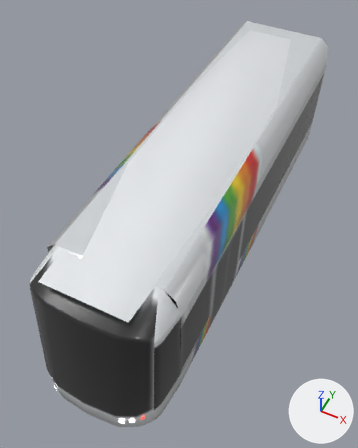
An edit to the glTF model tram_parts/extremites/angers_x05/end_b_lod3.glb, drawn before and after from the same camera.
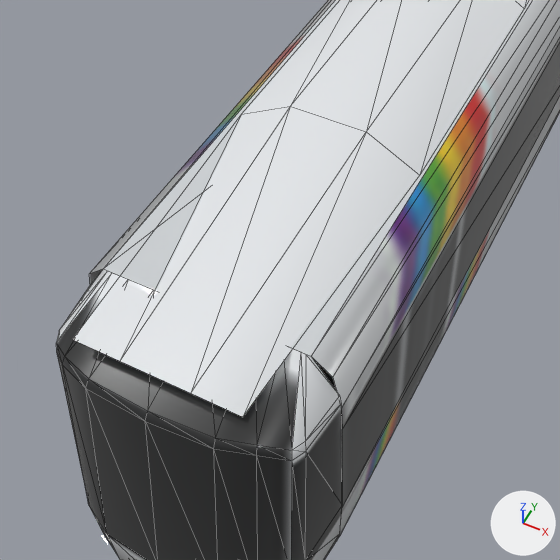
Old and new are each drawn whole from a 50 mm lens placed at (2.87, -6.84, 9.07), pointed at (-0.18, -0.74, 1.45) and again close up on the part from 0% to 83% of the width and 23% to 89% of the height. Lighting does not change. The marker at lower right points along +X, +Y and +Z. The older version's two pictures come first. The close-ups show mesh edges as thin lines. Where no turn or scale is listed for an object, it has been applied to the vertices. Vertices at exactly the same position are counted once.

The first close-up shows 'module_04'.
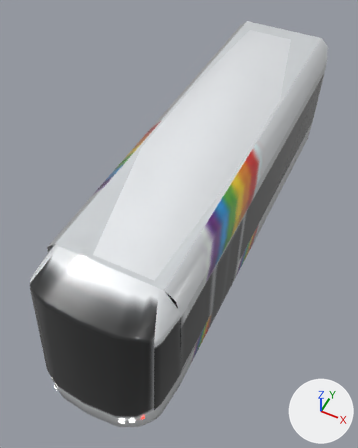
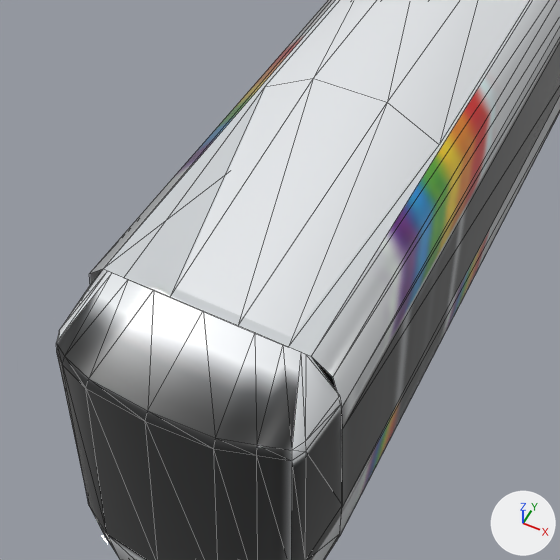
Patch to the scene script:
```diff
--- a/tram_parts/extremites/angers_x05/end_b_lod3.glb.py
+++ b/tram_parts/extremites/angers_x05/end_b_lod3.glb.py
@@ me_module_04 @@
 me_module_04.from_pydata(...)  # 121 vertices, 183 faces; spans x -1.19..1.19, y -4.61..4.5, z 0.25..3.59
 # used by ob_module_04; location = (0.0, 0.0, 0.0)
+# me_module_04 part 1: the loose piece of 16 vertices spanning x -0.9..0.9, y -4.08..4.2, z 3.29..3.59 is scaled about its middle by (1, 0.92, 1), then moved by (0.0, 0.33, 0.0)
 me_module_04.materials.append(mat_livery_angers_x05__part_04)
```

What differs and where, as boxes [x1, y1, x2, y2] in the close-ups (560 x 560 px; the box of a moved part takes in the faces that stretch with it):
part 1 of me_module_04, moved or reshaped: before [72, 0, 524, 417]; after [176, 0, 527, 337]
